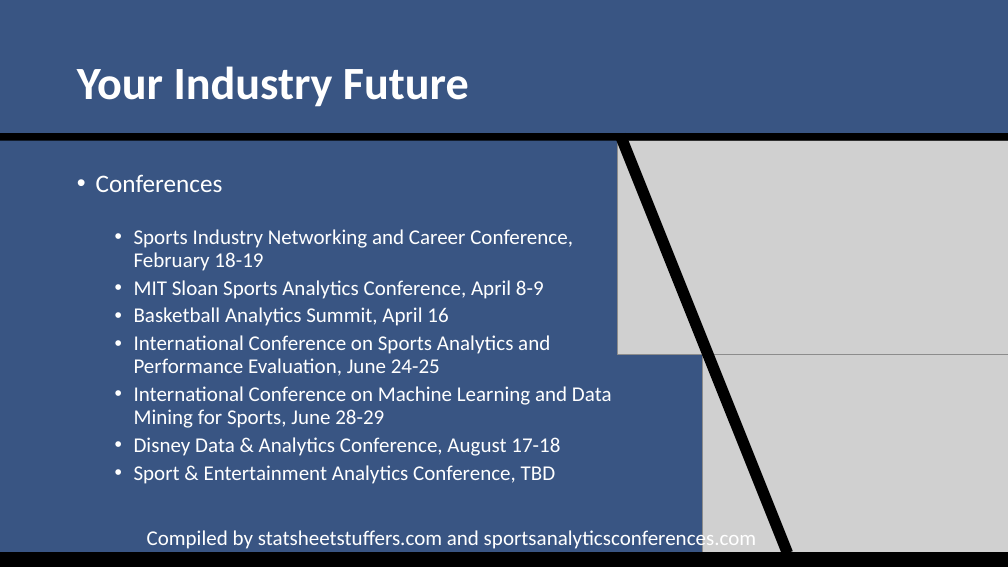
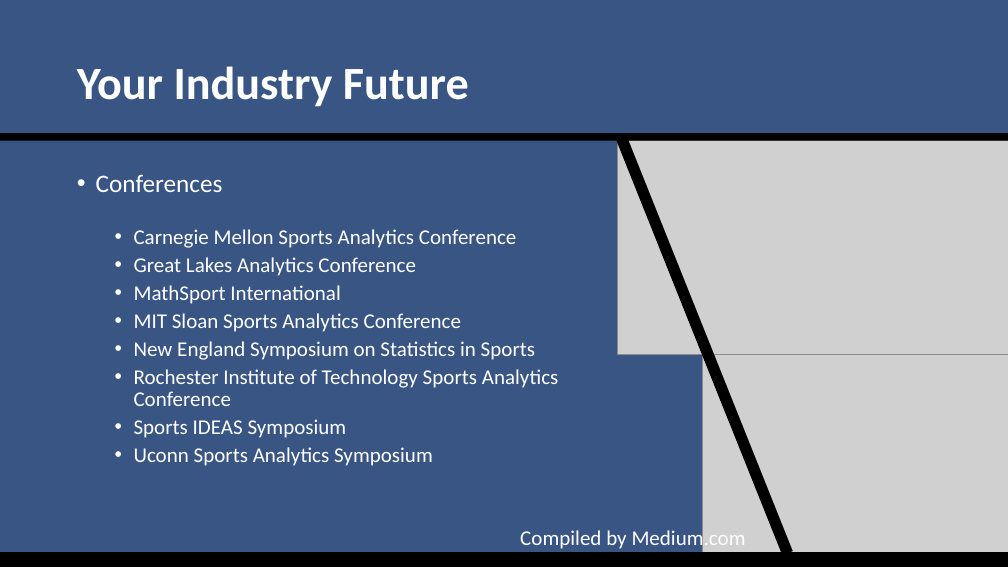
Before and after one commit to SuperMarioGiacomazzo/STOR538_WEBSITE, a slide deck: slide 17 of Slides/Sports Analytics 3/Sports_Analytics_3_Lecture.pptx. Drawn at 1008x567 pixels with LibreOffice and Linux fonts; fonts in the diff are those of the drawing; grey boxes stand for pictures. Boxes give left, top, right and bottom in pixels: in the first picture for what was removed or moved away, otherwise in the second. Text is boxed around its words. In the diff, an @@ line names an element or a change of style, - is before the commit and + after.

```diff
--- a/Slides/Sports Analytics 3/Sports_Analytics_3_Lecture.pptx
+++ b/Slides/Sports Analytics 3/Sports_Analytics_3_Lecture.pptx
@@ text at <box>134,229,559,466</box>: text changed @@
-  • Sports Industry Networking and Career Conference, February 18-19
-  • MIT Sloan Sports Analytics Conference, April 8-9
-  • Basketball Analytics Summit, April 16
-  • International Conference on Sports Analytics and Performance Evaluation, June 24-25
-  • International Conference on Machine Learning and Data Mining for Sports, June 28-29
-  • Disney Data & Analytics Conference, August 17-18
-  • Sport & Entertainment Analytics Conference, TBD
+  • Carnegie Mellon Sports Analytics Conference
+  • Great Lakes Analytics Conference
+  • MathSport International
+  • MIT Sloan Sports Analytics Conference
+  • New England Symposium on Statistics in Sports
+  • Rochester Institute of Technology Sports Analytics Conference
+  • Sports IDEAS Symposium
+  • Uconn Sports Analytics Symposium
@@ text at <box>520,527,746,551</box>: text changed @@
-Compiled by statsheetstuffers.com and sportsanalyticsconferences.com
+Compiled by Medium.com
```
Also in this commit, not shown: 5 other slides changed, 2 slides added, 2 slides removed, 4 other files.
